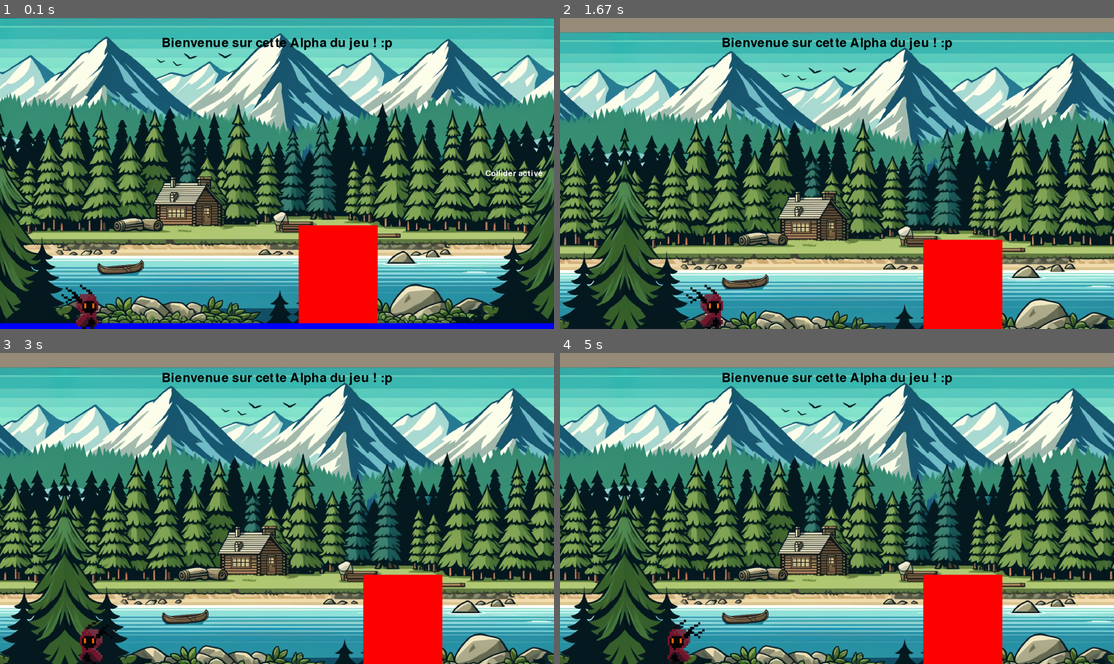
Above: before the commit, frames 1-4 (two rows, left to right).
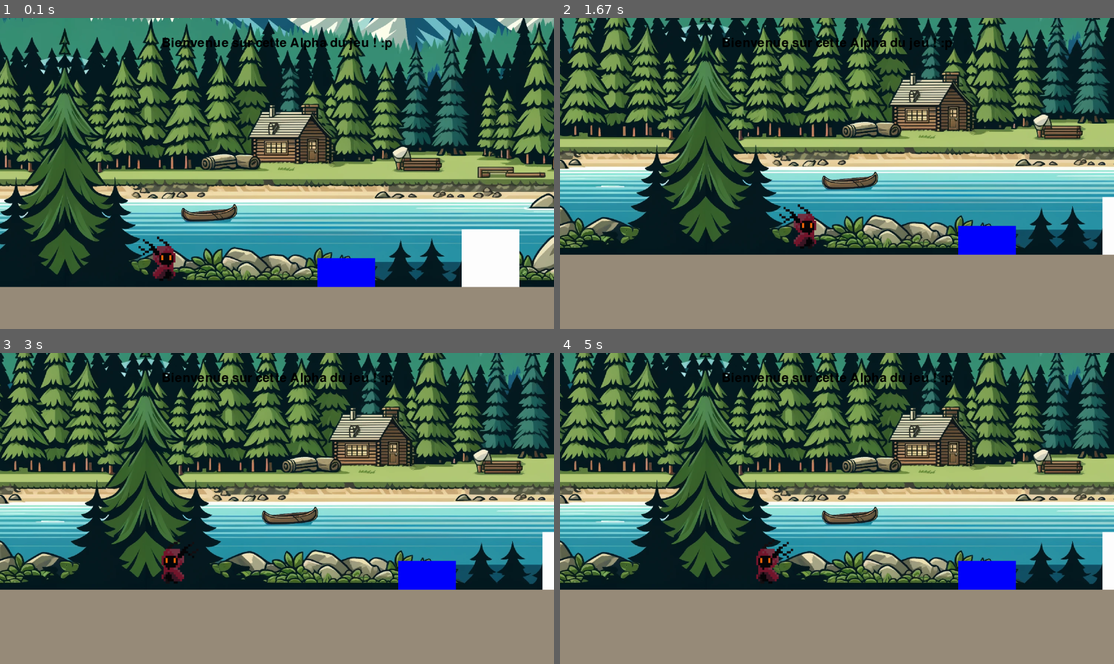
Above: after the commit, the same moments.

Repository: Kikii95/JV-Mini_Studio
Game: pygame game, started from main.py
The game is run twice, just before and just after one commit, with the same random seed, the same clock (stepped at 60 frames per second) and the same inputs.
Inputs:
- Up to frame 1 (0.1 s): no input
- Up to frame 2 (1.67 s): tap Space at 0.33 s; hold Q 0.67-1.13 s; hold Right 0.67-1.13 s; hold Right 1.17-1.63 s
- Up to frame 3 (3 s): hold Left 1.67-1.97 s; tap D at 1.82 s; hold Right 2-2.47 s; hold Left from 2.5 s (still down)
- Up to frame 4 (5 s): release Left at 3.03 s; hold Right 3.07-3.47 s; tap D at 3.22, 4.72 s; hold Left 3.5-3.87 s; hold Right 3.9-4.53 s; hold Left from 4.57 s (still down)

The runs differ from the first frame. In frame 1, 93% of the frame differs, in the area x 0-100%, y 0-100%; in frame 2, 96%; in frame 3, 96%; in frame 4, 96%.

Commit message:
Camera full OP + platform ok sauf from bottom

Diff:
--- a/camera.py
+++ b/camera.py
@@ -4,10 +4,10 @@
         self.CameraX = 0
         self.CameraY = 0
 
-        self.right_screen_cap = self.game.screen_width * 5 / 6
-        self.left_screen_cap = self.game.screen_width * 1 / 9
-        self.top_screen_cap = self.game.screen_height * 4 / 9
-        self.down_screen_cap = self.game.screen_height
+        self.right_screen_cap = self.game.screen_width * (4.7 / 7)
+        self.left_screen_cap = self.game.screen_width * (1.5/6)
+        self.top_screen_cap = self.game.screen_height * (2 / 9)
+        self.down_screen_cap = self.game.screen_height * (6.5 / 9)
 
     def update(self):
         if self.game.player.rect.x > self.right_screen_cap:
@@ -15,29 +15,31 @@
             self.game.player.rect.x = self.right_screen_cap
             self.game.rect1.x -= delta_x
             self.game.rect2.x -= delta_x
-            self.game.area1.x -= delta_x
-
+            for platform in self.game.platforms:
+                platform[0].x -= delta_x
 
         if self.game.player.rect.x < self.left_screen_cap:
             delta_x = self.left_screen_cap - self.game.player.rect.x
             self.game.player.rect.x = self.left_screen_cap
             self.game.rect1.x += delta_x
             self.game.rect2.x += delta_x
-            self.game.area1.x += delta_x
+            for platform in self.game.platforms:
+                platform[0].x += delta_x
 
         if self.game.player.rect.y < self.top_screen_cap:
             delta_y = self.top_screen_cap - self.game.player.rect.y
             self.game.player.rect.y = self.top_screen_cap
             self.game.rect1.y += delta_y
             self.game.rect2.y += delta_y
-            self.game.area1.y += delta_y
-            self.game.area2.y += delta_y
-
+            for platform in self.game.platforms:
+                platform[0].y += delta_y
+            self.game.ground.y += delta_y
 
         if self.game.player.rect.y > self.down_screen_cap:
             delta_y = self.game.player.rect.y - self.down_screen_cap
             self.game.player.rect.y = self.down_screen_cap
             self.game.rect1.y -= delta_y
             self.game.rect2.y -= delta_y
-            self.game.area1.y -= delta_y
-            self.game.area2.y -= delta_y
+            for platform in self.game.platforms:
+                platform[0].y -= delta_y
+            self.game.ground.y -= delta_y
--- a/main.py
+++ b/main.py
@@ -7,14 +7,15 @@
         self.screen_width = 1920
         self.screen_height = 1080
 
+        self.background_scale = 1.2
         self.background = pygame.image.load("img/backgroundEndless-JV.png")
-        self.background = pygame.transform.scale(self.background, ( self.screen_width, self.screen_height))  # Double la largeur pour créer l'effet endless
+        self.background = pygame.transform.scale(self.background, ( self.screen_width * self.background_scale, self.screen_height * self.background_scale))  # Double la largeur pour créer l'effet endless
         self.rect1 = self.background.get_rect()
         self.rect2 = self.background.get_rect()
-        self.rect1.x = 0 - (self.screen_width * 1 / 9)
-        self.rect2.x = self.screen_width
-        self.rect1.y = self.screen_height - (self.screen_height)
-        self.rect2.y = self.screen_height - (self.screen_height)
+        self.rect1.x = 0 - ((self.screen_width * 1 / 9) * self.background_scale)
+        self.rect2.x = self.screen_width * self.background_scale
+        self.rect1.y = self.screen_height - (self.screen_height * self.background_scale)
+        self.rect2.y = self.screen_height - (self.screen_height * self.background_scale)
 
         self.Camera1X = self.rect1.x
         self.Camera1Y = self.rect1.y
@@ -34,22 +35,36 @@
 
         self.orientation = "Right"
         self.running = True
-
-
-        self.area1_width = self.screen_width/7
-        self.area1_height = self.screen_height/3
-        self.area2_width = self.screen_width
-        self.area2_height = 20
-        self.area3_width = self.screen_width
-        self.area3_height = 50
-
-        self.area1 = pygame.Rect(((self.screen_width - self.area1_width) /2) , self.screen_height - self.area1_height, self.area1_width, self.area1_height)
-        self.area1_color = (255, 0, 0)
-        self.area2 = pygame.Rect(0 - self.camera.left_screen_cap , (self.screen_height - self.area2_height), self.area2_width + self.camera.right_screen_cap, self.area2_height)
-        self.area2_color = (255, 0, 255)
+        self.is_on_ground = False
+        self.is_on_platform = False
+
+        self.ground_width = self.screen_width
+        self.ground_height = 200
+
+        self.ground = pygame.Rect(0 - self.camera.left_screen_cap , (self.screen_height - 22), self.ground_width + self.camera.right_screen_cap, self.ground_height)
+        self.ground_color = (255, 0, 255)
+
+        self.p1_width = 200
+        self.p1_height = 300
+
+        self.platforms = []
+        self.create_platform(1100, self.screen_height, 200, 100, 'blue')
+        self.create_platform(1600, self.screen_height, 200, 200, 'white')
+        self.create_platform(2100, self.screen_height, 200, 300, 'red')
+
+        self.create_platform(2400, self.screen_height * 6/10, 200, 50, 'yellow')
+        self.create_platform(2600, self.screen_height * 2/10, 200, 50, 'green')
+        self.create_platform(3000, self.screen_height * 1/10, 200, 50, 'purple')
+        self.create_platform(3500, self.screen_height * 2/10, 200, 50, 'black')
+        self.create_platform(3900, self.screen_height * 0/10, 200, 50, 'pink')
+
         pygame.display.set_caption("Affichage de texte")
 
-
+    def create_platform(self, x, y, width, height, color=None):
+        if color is None:
+            color = (255, 255, 255)
+        platform = pygame.Rect(x - self.camera.left_screen_cap, y - height, width, height)
+        self.platforms.append((platform, color))
 
     def handle_events(self):
         for event in pygame.event.get():
@@ -66,10 +81,10 @@
         elif self.rect2.right <= 0:
             self.rect2.x = self.rect1.right
 
-        if self.rect1.left >= self.screen_width:
-            self.rect1.x = self.rect2.left - self.screen_width
-        elif self.rect2.left >= self.screen_width:
-            self.rect2.x = self.rect1.left - self.screen_width
+        if self.rect1.left >= self.screen_width * self.background_scale :
+            self.rect1.x = (self.rect2.left - (self.screen_width * self.background_scale))
+        elif self.rect2.left >= self.screen_width * self.background_scale:
+            self.rect2.x = (self.rect1.left - (self.screen_width * self.background_scale))
 
     def is_visible(self, rect):
         camera_rect = pygame.Rect(self.camera.CameraX, self.camera.CameraY, self.screen_width, self.screen_height)
@@ -113,15 +128,14 @@
         self.screen.fill((152, 140, 122))
         self.screen.blit(self.background, self.rect1)
         self.screen.blit(self.background, self.rect2)
-        if self.is_visible(self.area1):
-            pygame.draw.rect(self.screen, self.area1_color, self.area1)
-        if self.is_visible(self.area2):
-            pygame.draw.rect(self.screen, self.area2_color, self.area2)
-
-        if self.area1_color == (0, 255, 0):
-            self.text("Collider activé", 40, "black", "down_center")
-        if self.area2_color == (0, 0, 255):
-            self.text("Collider activé", 40, "white", "mid_right")
+
+        for platform in self.platforms:
+            if self.is_visible(platform[0]):
+                pygame.draw.rect(self.screen, platform[1], platform[0])
+        #if self.is_visible(self.ground):
+            #pygame.draw.rect(self.screen, self.ground_color, self.ground)
+
+
         self.player.draw_character()
         self.text("Bienvenue sur cette Alpha du jeu ! :p", 65, "black", "top_center")
 
@@ -129,17 +143,43 @@
 
     def update(self, pressed):
         self.player.move_character(pressed, self.player.is_jumping)
+        #keys = pygame.key.get_pressed()
+        #if keys[pygame.K_LEFT] or keys[pygame.K_RIGHT] or keys[pygame.K_d] or keys[pygame.K_q] or keys[pygame.K_SPACE]:
+            #self.camera.update()
         self.camera.update()
-        if self.area1.colliderect(self.player.rect):
-            self.area1_color = (0, 255, 0)
+
+        for platform in self.platforms:
+            if platform[0].colliderect(self.player.rect):
+                if self.player.rect.bottom > platform[0].top > self.player.rect.top and (platform[0].left <= self.player.rect.left + (self.player.perso_width * 3 / 4) and platform[0].right >= self.player.rect.right - (self.player.perso_width * 3 / 4)) and self.player.velocity[1] > 0:
+                    self.is_on_platform = True
+                    self.player.velocity[1] = 0
+                    self.player.rect.bottom = platform[0].top
+                if self.player.rect.right > platform[0].left > self.player.rect.left and self.player.rect.bottom > platform[0].top:
+                    self.player.rect.right = platform[0].left
+                elif self.player.rect.left < platform[0].right < self.player.rect.right and self.player.rect.bottom > platform[0].top:
+                    self.player.rect.left = platform[0].right
+                if self.player.rect.top < platform[0].bottom and self.player.rect.bottom > platform[0].top and self.player.velocity[1] >= 0:
+                    self.player.rect.top = platform[0].bottom
+
+
+            else:
+                self.p1_color = (255, 0, 0)
+
+
+        if self.ground.colliderect(self.player.rect):
+            self.ground_color = (0, 0, 255)
+            self.is_on_ground = True
+            self.player.velocity[1] = 0
+            self.player.rect.bottom = self.ground.top
+            #self.ground.top += 1
         else:
-            self.area1_color = (255, 0, 0)
-
-        if self.area2.colliderect(self.player.rect):
-            self.area2_color = (0, 0, 255)
-            self.player.rect.y = self.screen_height - self.player.perso_height
-        else:
-            self.area2_color = (200, 0, 200)
+            self.ground_color = (200, 0, 200)
+
+        if self.player.velocity[1] != 0:
+            self.is_on_ground = False
+            self.is_on_platform = False
+        if (not self.is_on_platform or not self.is_on_ground) and not self.player.is_jumping:
+            self.player.apply_gravity()
 
 
     def run(self):
--- a/player.py
+++ b/player.py
@@ -6,12 +6,14 @@
         self.perso_scale = 15
         self.perso = pygame.image.load("img/perso JV.png")
         self.perso = pygame.transform.scale(self.perso, (self.game.screen_width // self.perso_scale, self.game.screen_height // (self.perso_scale // 2)))
-        self.rect = self.perso.get_rect()
-        self.perso_width = self.rect.width
-        self.perso_height = self.rect.height
+        self.perso_width = self.perso.get_width()
+        self.perso_height = self.perso.get_height()
+        self.rect = pygame.Rect(0, self.game.screen.get_height() - self.perso_height, self.perso_width, self.perso_height)
         self.rect.x = 0
-        self.rect.y = self.game.screen.get_height() - self.perso.get_height()
-        self.speed = 8
+        self.rect.y = self.game.screen.get_height() - self.perso_height
+        #feet_offset = self.perso_width * 3 / 4  # Décalage pour aligner le milieu de la largeur avec les pieds
+        #self.rect.x += feet_offset
+        self.speed = 10
         self.velocity = [0, 0]
 
         self.is_jumping = False
@@ -37,21 +39,26 @@
 
         self.rect.move_ip(self.velocity[0] * self.speed, self.velocity[1] * self.speed)
 
-        if not is_jumping:
+        if not is_jumping and (self.game.is_on_ground == True or self.game.is_on_platform == True):
             if pressed[pygame.K_SPACE] or pressed[pygame.K_UP]:
                 self.is_jumping = True
-        else:
+
+        if is_jumping:
+            self.game.falling = True
             if self.jump_count >= -self.jump_scale:
-                self.rect.y -= self.jump_count * abs(self.jump_count) * 0.4
+                self.velocity[1] = -self.jump_count * abs(self.jump_count) * 0.05
                 self.jump_count -= 1
             else:
                 self.jump_count = self.jump_scale
                 self.is_jumping = False
-                self.rect.y = self.game.screen.get_height() - self.perso.get_height()
 
+    def apply_gravity(self):
+        if not self.game.is_on_ground or not self.game.is_on_platform:
+            self.velocity[1] += 1
+            self.rect.y += self.velocity[1]
 
     def draw_character(self):
         if self.game.orientation == "Right":
-            self.game.screen.blit(self.perso, (self.rect))
+            self.game.screen.blit(self.perso, self.rect)
         elif self.game.orientation == "Left":
-            self.game.screen.blit(pygame.transform.flip(self.perso, True, False), (self.rect))
+            self.game.screen.blit(pygame.transform.flip(self.perso, True, False), self.rect)
